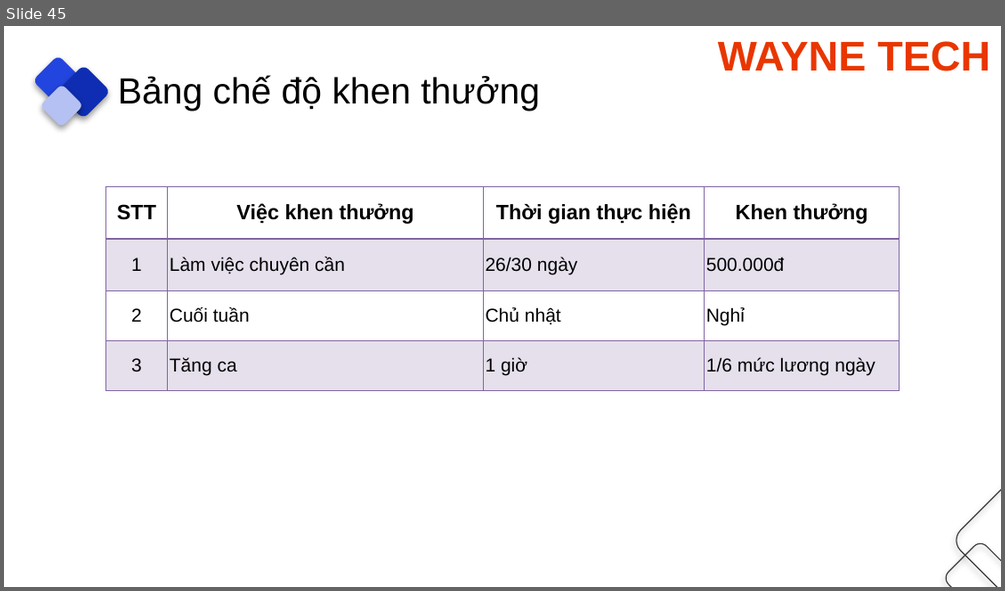
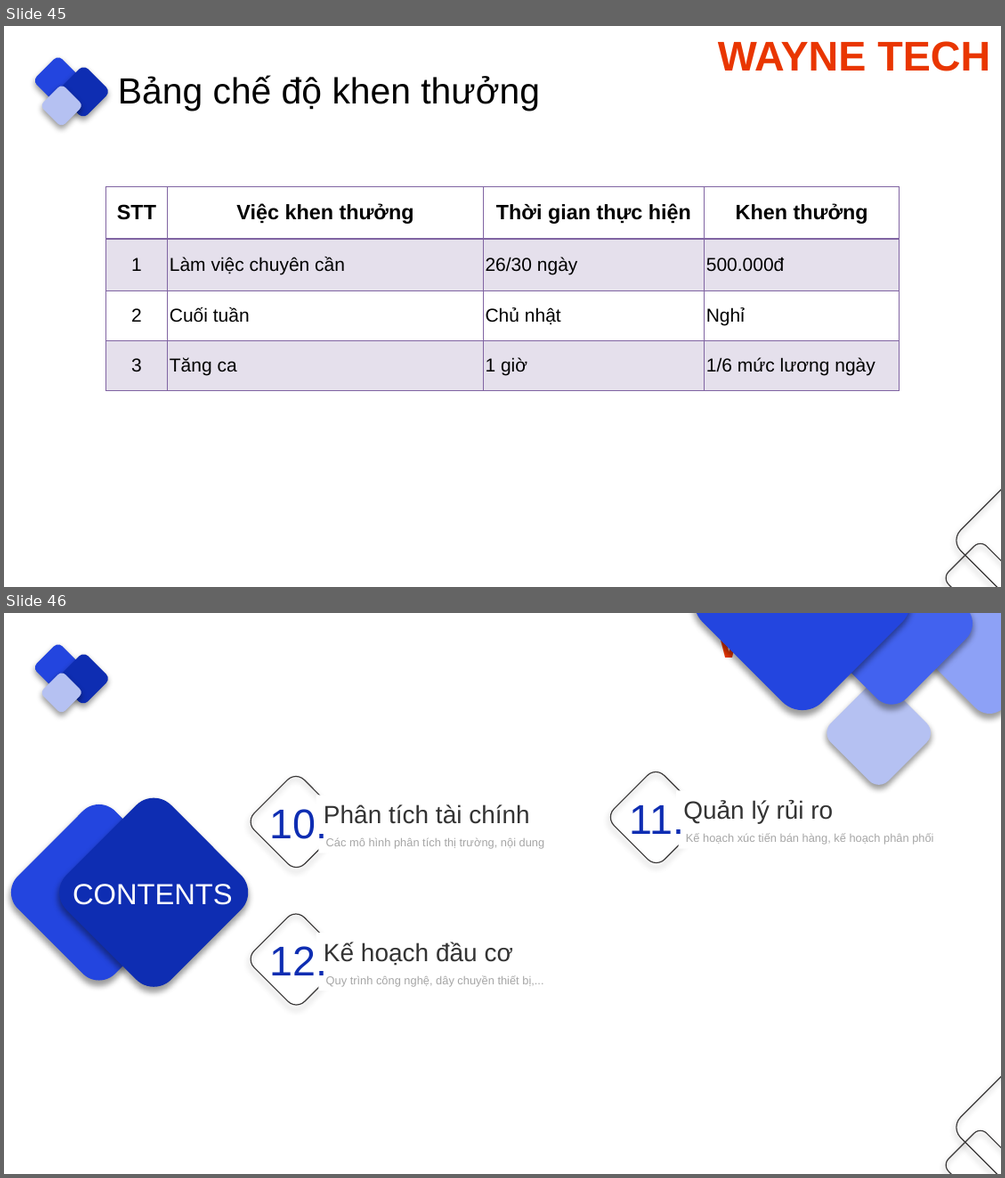
Before and after one commit to danglaiacc/kn, a slide deck: ppt/index.pptx. Shown one above the other, each under a label of ours: slide 45 before the commit, slides 45 and 46 after it. The pictures are 1005x591 and 1005x1178 pixels, drawn with LibreOffice and Linux fonts; fonts in the diff are those of the drawing. Boxes give left, top, right and bottom in pixels: in the first picture for what was removed or moved away, otherwise in the second. Text is boxed around its words. In the diff, an @@ line names an element or a change of style, - is before the commit and + after.

```diff
--- a/ppt/index.pptx
+++ b/ppt/index.pptx
@@ slide 46 added at [4, 613, 1001, 1174], background #FFFFFF; not listed: 6 template elements that a slide beside it also shows @@
@@ group added at [682, 613, 1001, 791]: 4 rounded rectangles @@
@@ rounded rectangle added at [4, 795, 196, 989], fill #2345DF @@
@@ rounded rectangle added at [48, 788, 259, 997], fill #0E2DB2 @@
@@ group added at [246, 771, 545, 873]: 3 texts, 1 rounded rectangle @@
+Các mô hình phân tích thị trường, nội dung
+Phân tích tài chính
+10.
@@ group added at [606, 767, 933, 868]: 3 texts, 1 rounded rectangle @@
+Kế hoạch xúc tiến bán hàng, kế hoạch phân phối
+Quản lý rủi ro
+11.
@@ text added at [73, 884, 232, 905], 28 pt, text #FFFFFF @@
+CONTENTS
@@ group added at [246, 909, 543, 1010]: 3 texts, 1 rounded rectangle @@
+Quy trình công nghệ, dây chuyền thiết bị,...
+Kế hoạch đầu cơ
+12.
```
Also in this commit, not shown: 1 other slide added, 4 other files.
